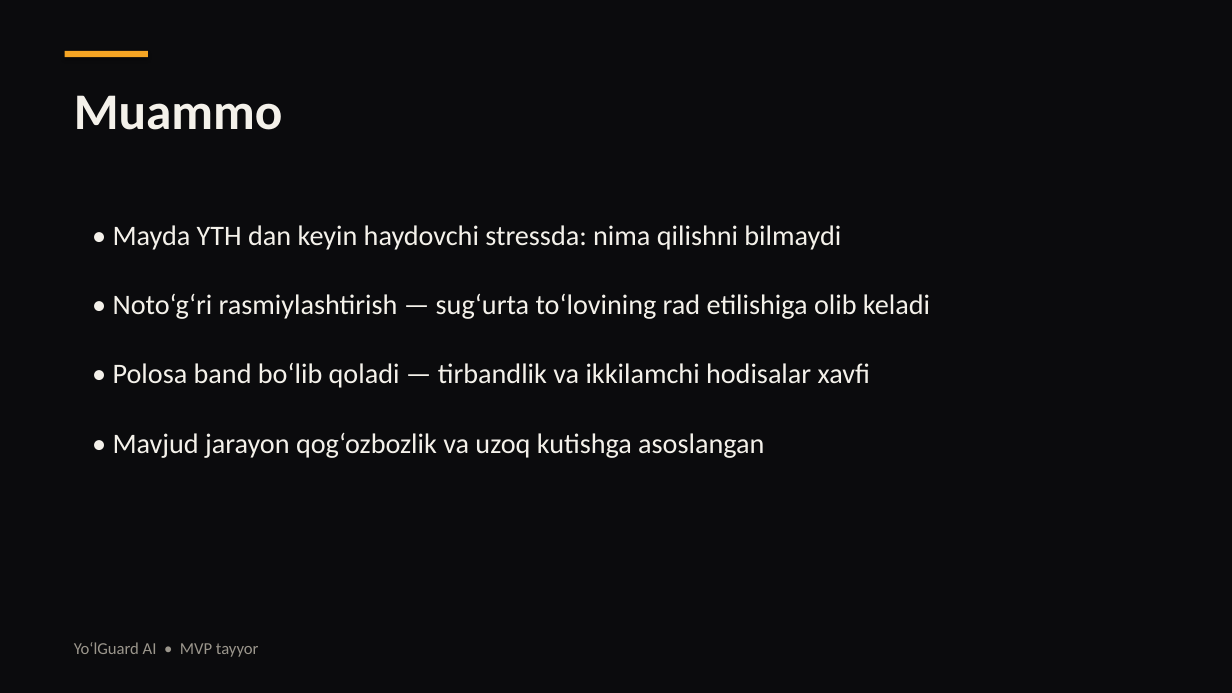
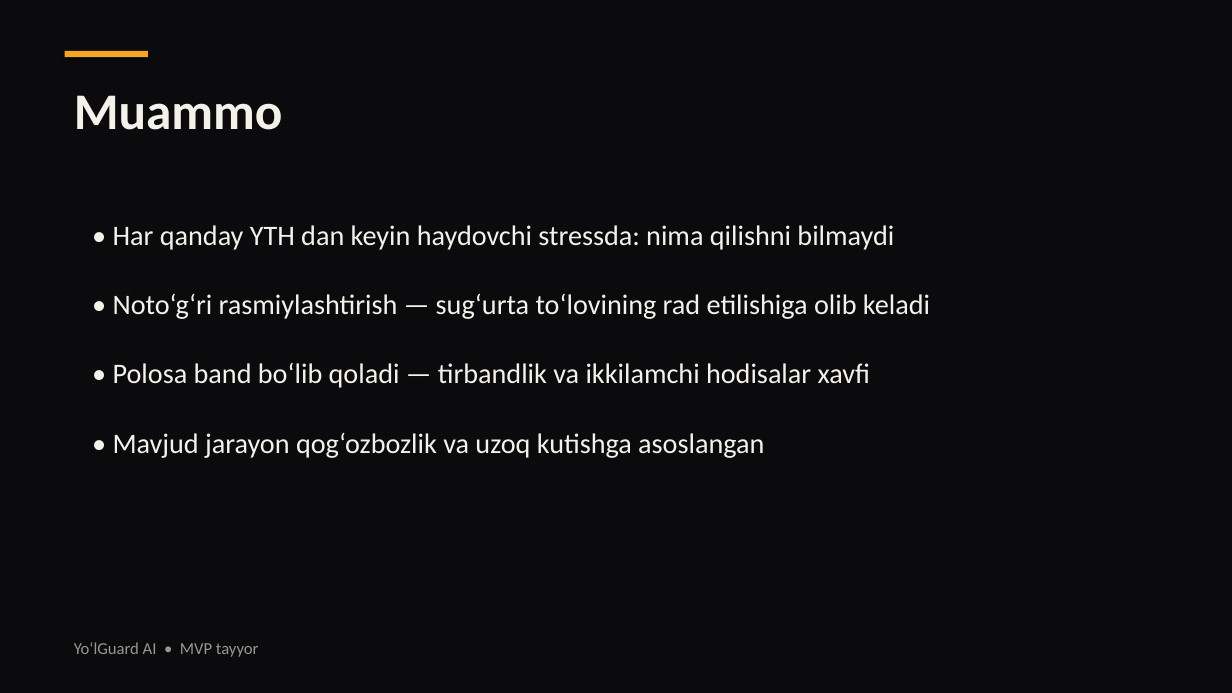
Before and after one commit to shokhruh123/yolguard, a slide deck: slide 2 of YoLGuard_Startup_Presentation.pptx. Drawn at 1232x693 pixels with LibreOffice and Linux fonts; fonts in the diff are those of the drawing. Boxes give left, top, right and bottom in pixels: in the first picture for what was removed or moved away, otherwise in the second. Text is boxed around its words. In the diff, an @@ line names an element or a change of style, - is before the commit and + after.

```diff
--- a/YoLGuard_Startup_Presentation.pptx
+++ b/YoLGuard_Startup_Presentation.pptx
@@ text at [113,225,894,250]: text changed @@
-• Mayda YTH dan keyin haydovchi stressda: nima qilishni bilmaydi
+• Har qanday YTH dan keyin haydovchi stressda: nima qilishni bilmaydi
```
Also in this commit, not shown: 1 other slide changed, 2 other files.
